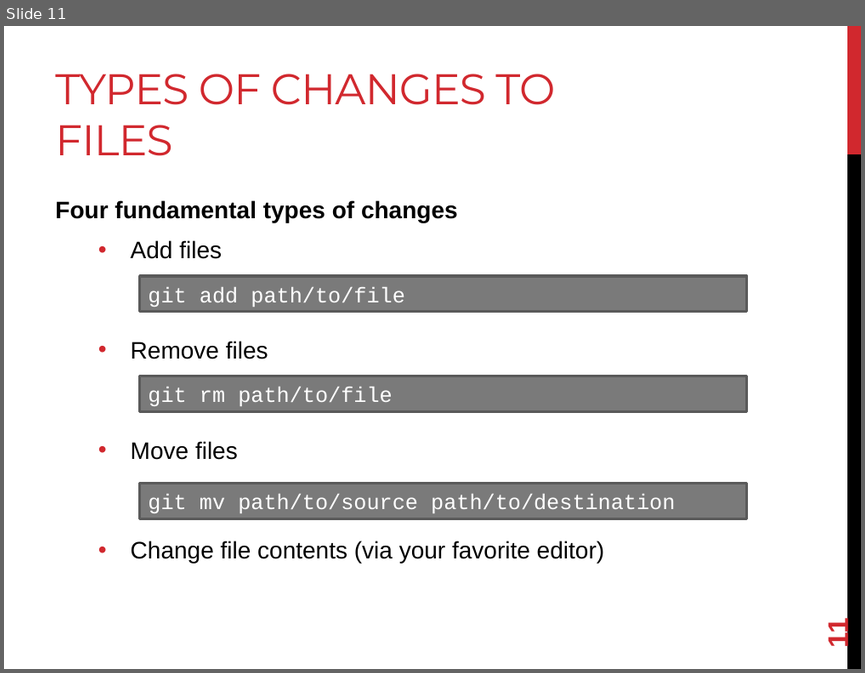
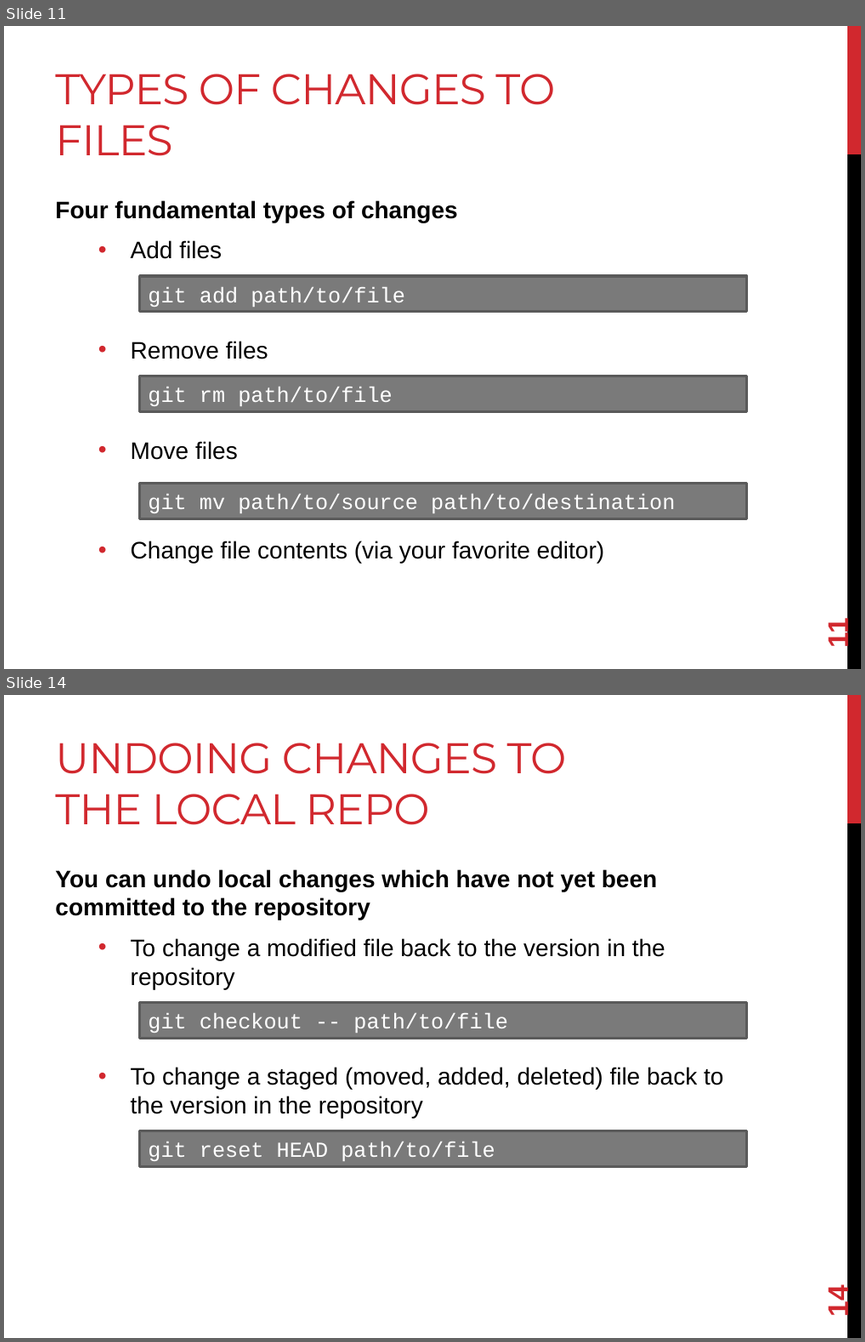
Before and after one commit to joshpeterson/DevelopingConcurrentSoftware, a slide deck: Lectures/Introduction to Distributed Version Control/Introduction to Distributed Version Control.pptx. Shown one above the other, each under a label of ours: slide 11 before the commit, slides 11 and 14 after it; the slides between them are not shown. The pictures are 865x673 and 865x1342 pixels, drawn with LibreOffice and Linux fonts; fonts in the diff are those of the drawing. Boxes give left, top, right and bottom in pixels: in the first picture for what was removed or moved away, otherwise in the second. Text is boxed around its words. In the diff, an @@ line names an element or a change of style, - is before the commit and + after.

```diff
--- a/Lectures/Introduction to Distributed Version Control/Introduction to Distributed Version Control.pptx
+++ b/Lectures/Introduction to Distributed Version Control/Introduction to Distributed Version Control.pptx
@@ slide 14 added at [4, 695, 861, 1338], background #FFFFFF; not listed: 2 template elements that a slide beside it also shows @@
@@ title added at [55, 743, 567, 825], 36 pt, text #D1282E @@
+UNDOING CHANGES TO THE LOCAL REPO
@@ text added at [55, 869, 723, 1117], 20 pt, text #000000 @@
+You can undo local changes which have not yet been committed to the repository
+  • To change a modified file back to the version in the repository
+  • To change a staged (moved, added, deleted) file back to the version in the repository
@@ rectangle added at [139, 1002, 746, 1038], fill #7A7A7A, outline #5A5A5A 2.25 pt, 18 pt, text #FFFFFF @@
+git checkout -- path/to/file
@@ rectangle added at [139, 1130, 746, 1166], fill #7A7A7A, outline #5A5A5A 2.25 pt, 18 pt, text #FFFFFF @@
+git reset HEAD path/to/file
@@ page number added at [822, 1287, 854, 1315], 24 pt, text #D1282E, bold @@
+14
```
Also in this commit, not shown: 5 other slides added.
